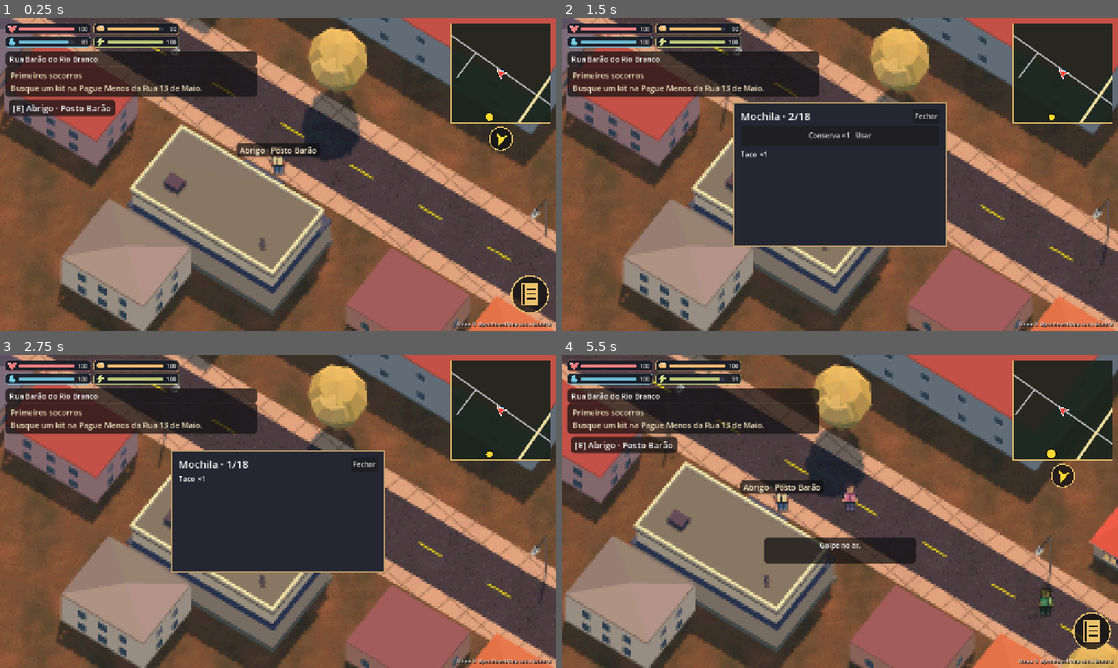
Above: before the commit, frames 1-4 (two rows, left to right).
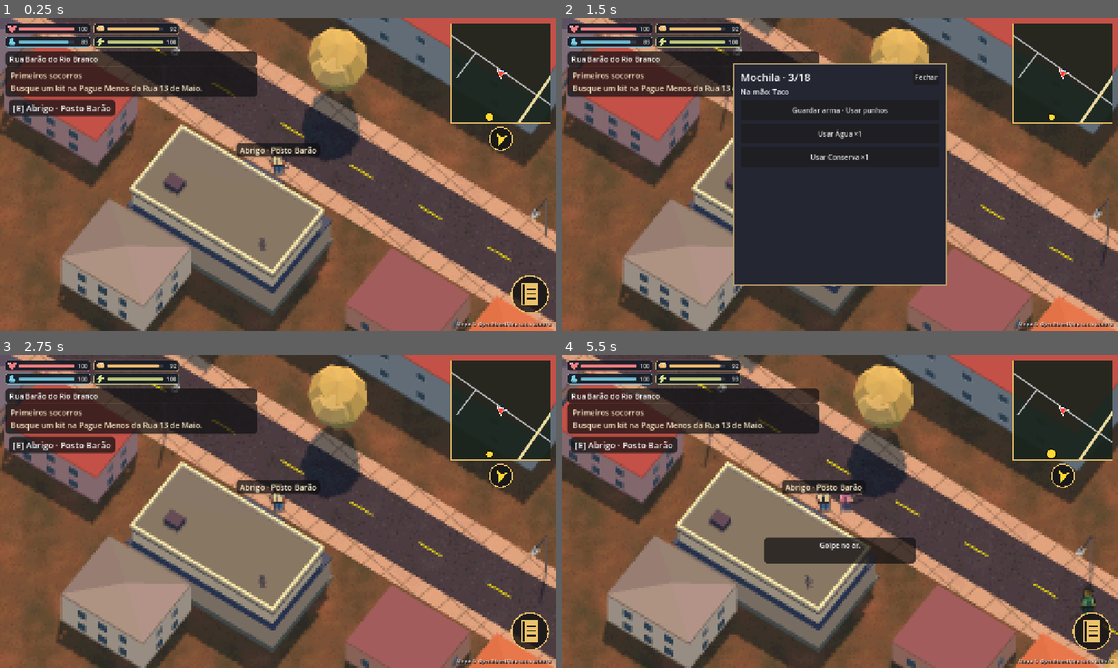
Above: after the commit, the same moments.

Repository: contato673/CASO-ABERTO-GPT
Game: Godot game, scene res://scenes/main.tscn
The game is run twice, just before and just after one commit, with the same random seed, the same clock (stepped at 60 frames per second) and the same inputs.
Inputs (mouse positions are in pixels of both pictures, inside the frame that each line leads up to):
- Up to frame 1 (0.25 s): no input
- Up to frame 2 (1.5 s): click (1090, 293) at 0.5 s; click (840, 96) at 1.25 s, where only the run before the commit has a clickable "Água ×1 Usar"
- Up to frame 3 (2.75 s): click (278, 473) at 2 s, where only the run before the commit has a clickable "Conserva ×1 Usar"
- Up to frame 4 (5.5 s): click (928, 464) at 2.75 s, where only the run before the commit has a clickable "Fechar"; tap Enter at 3.5 s; move the mouse to (962, 495) at 3.52 s; hold D 3.53-4.25 s; tap Space at 3.6, 3.77, 4.07, 5.3 s; click (962, 495) at 3.67 s; drag from (728, 527) to (812, 574) at 4.27 s; move the mouse to (895, 442) at 5.02 s; hold D from 5.03 s (still down); tap F at 5.1 s

The runs differ from the first frame. In frame 1, less than 0.1% of the frame differs, in the area x 50-52%, y 44-49%; in frame 2, 9.2%; in frame 3, 16%; in frame 4, 58%, in the area x 0-100%, y 0-100%.

Commit message:
Adiciona equipamento de mao e animacoes de combate e uso

Diff:
--- a/scripts/main.gd
+++ b/scripts/main.gd
@@ -1280,7 +1280,7 @@
 		float(Input.is_physical_key_pressed(KEY_D) or Input.is_key_pressed(KEY_RIGHT)) - float(Input.is_physical_key_pressed(KEY_A) or Input.is_key_pressed(KEY_LEFT)),
 		float(Input.is_physical_key_pressed(KEY_S) or Input.is_key_pressed(KEY_DOWN)) - float(Input.is_physical_key_pressed(KEY_W) or Input.is_key_pressed(KEY_UP))
 	)
-	var screen := (keyboard + joy_vec).limit_length()
+	var screen := (keyboard + joy_vec).limit_length() if survival.action_time <= 0.0 else Vector2.ZERO
 	var right := cam.global_basis.x
 	var forward := cam.global_basis.z
 	var dir := Vector2(right.x, right.z) * screen.x + Vector2(forward.x, forward.z).normalized() * screen.y
--- a/scripts/survival.gd
+++ b/scripts/survival.gd
@@ -8,8 +8,25 @@
 const LOOT_MAX_SECONDS := 6 * 3600
 const ITEM_NAMES := {
 	"water": "Água", "food": "Conserva", "med": "Primeiros socorros",
-	"fuel": "Galão de combustível", "parts": "Peças", "bat": "Taco", "crowbar": "Pé de cabra"
+	"fuel": "Galão de combustível", "parts": "Peças", "bat": "Taco", "crowbar": "Pé de cabra",
+	"knife": "Faca", "pistol": "Pistola", "ammo": "Munição"
 }
+const WEAPONS := {
+	"fist": {"reach": 1.8, "damage": 14.0, "duration": 0.45, "impact": 0.14, "noise": 10.0},
+	"knife": {"reach": 2.25, "damage": 24.0, "duration": 0.43, "impact": 0.15, "noise": 9.0},
+	"bat": {"reach": 3.05, "damage": 30.0, "duration": 0.64, "impact": 0.25, "noise": 13.0},
+	"crowbar": {"reach": 3.05, "damage": 38.0, "duration": 0.7, "impact": 0.27, "noise": 17.0},
+	"pistol": {"reach": 18.0, "damage": 55.0, "duration": 0.55, "impact": 0.18, "noise": 105.0},
+}
+const EQUIPMENT_ART := {
+	"fist": preload("res://assets/equipamento/fist.png"),
+	"knife": preload("res://assets/equipamento/knife.png"),
+	"bat": preload("res://assets/equipamento/bat.png"),
+	"crowbar": preload("res://assets/equipamento/crowbar.png"),
+	"pistol": preload("res://assets/equipamento/pistol.png"),
+	"ammo": preload("res://assets/equipamento/ammo.png"),
+}
+const CONSUMABLES := {"food": "fome", "water": "sede", "med": "saude"}
 const QUESTS := [
 	{"place": "pague_menos_13", "item": "med", "title": "Primeiros socorros", "request": "Busque um kit na Pague Menos da Rua 13 de Maio.", "reward": "water"},
 	{"place": "mercado", "item": "food", "title": "Rações para o abrigo", "request": "Busque uma conserva no Mercadão, Rua 7 de Setembro.", "reward": "med"},
@@ -54,7 +71,15 @@
 var restock_label: Label
 var save_timer := 0.0
 var population_timer := 0.0
-var swing := 0.0
+var equipped := "bat"
+var hand: Sprite3D
+var sleeve: Sprite3D
+var muzzle_flash: Sprite3D
+var action_item := ""
+var action_time := 0.0
+var action_duration := 0.0
+var action_face := 1.0
+var pending_hit := false
 var noise_timer := 0.0
 var menu_kind := ""
 var opened: Dictionary = {}
@@ -72,13 +97,35 @@
 	for i in 8:
 		icons["zombie_%d" % i] = _texture("zombie_%d" % i)
 	for item in ITEM_NAMES:
-		icons[item] = _texture(item)
+		icons[item] = EQUIPMENT_ART[item] if EQUIPMENT_ART.has(item) else _texture(item)
 	if active_vehicle < 0:
 		game.on_foot = true
 	game.walker.visible = game.on_foot
 	if not _valid_position(game.walk_pos) or not is_finite(game.walk_pos.x):
 		game.walk_pos = safe
 	game.walker.position = Vector3(game.walk_pos.x, 0.04, game.walk_pos.y)
+	hand = Sprite3D.new()
+	hand.texture_filter = BaseMaterial3D.TEXTURE_FILTER_NEAREST
+	hand.alpha_cut = SpriteBase3D.ALPHA_CUT_DISCARD
+	hand.shaded = false
+	game.walker.add_child(hand)
+	sleeve = Sprite3D.new()
+	sleeve.texture_filter = BaseMaterial3D.TEXTURE_FILTER_NEAREST
+	sleeve.alpha_cut = SpriteBase3D.ALPHA_CUT_DISCARD
+	var pixels := Image.create_empty(4, 3, false, Image.FORMAT_RGBA8)
+	pixels.fill(Color("#272432"))
+	pixels.fill_rect(Rect2i(0, 1, 3, 1), Color("#777c6c"))
+	pixels.set_pixel(3, 1, Color("#e6a47c"))
+	sleeve.texture = ImageTexture.create_from_image(pixels)
+	game.walker.add_child(sleeve)
+	muzzle_flash = Sprite3D.new()
+	muzzle_flash.texture = preload("res://assets/equipamento/disparo.png")
+	muzzle_flash.texture_filter = BaseMaterial3D.TEXTURE_FILTER_NEAREST
+	muzzle_flash.alpha_cut = SpriteBase3D.ALPHA_CUT_DISCARD
+	muzzle_flash.pixel_size = 0.11
+	muzzle_flash.shaded = false
+	game.walker.add_child(muzzle_flash)
+	_update_hand(0.0)
 	_refresh_vehicle()
 	_update_near()
 
@@ -89,7 +136,7 @@
 	var where: Vector2 = game._actor_pos()
 	var in_shelter := where.distance_to(safe) < 8.0
 	var moving: bool = game.on_foot and direction.length_squared() > 0.02
-	swing = maxf(0, swing - delta)
+	_update_hand(delta)
 	noise_timer = maxf(0, noise_timer - delta)
 	needs["fome"] = maxf(0.0, float(needs["fome"]) - delta * (0.052 if moving else 0.034))
 	needs["sede"] = maxf(0.0, float(needs["sede"]) - delta * (0.079 if moving else 0.052))
@@ -128,6 +175,10 @@
 		save()
 	if needs["saude"] <= 0.0:
 		down = true
+		_reset_action()
+		hand.hide()
+		sleeve.hide()
+		muzzle_flash.hide()
 		game.menu_open = true
 		_open_panel("queda", "Você caiu")
 		_line("Volte ao abrigo. O equipamento que carregava ficou para trás.")
@@ -187,7 +238,7 @@
 
 
 func interact() -> void:
-	if not game.on_foot or closest_site.is_empty() or down:
+	if not game.on_foot or closest_site.is_empty() or down or action_time > 0.0:
 		return
 	opened = closest_site
 	if str(opened["id"]) == "central":
@@ -197,23 +248,50 @@
 
 
 func inventory() -> void:
-	if down:
+	if down or action_time > 0.0:
 		return
 	if menu_kind == "inventory":
 		close()
 		return
+	_inventory_menu()
+
+
+func _inventory_menu() -> void:
 	_open_panel("inventory", "Mochila · %d/%d" % [_bag_count(), CAPACITY])
+	var equipped_name := "Punhos" if equipped == "fist" else str(ITEM_NAMES[equipped])
+	if equipped == "pistol":
+		equipped_name += " · Munição ×%d" % int(bag.get("ammo", 0))
+	_line("Na mão: " + equipped_name)
+	if equipped != "fist":
+		_button("Guardar arma · Usar punhos", _equip.bind("fist"), "fist")
+	for item in WEAPONS:
+		if item == equipped or not bag.has(item):
+			continue
+		var caption := "Equipar %s" % ITEM_NAMES[item]
+		if item == "pistol":
+			caption += " · Munição ×%d" % int(bag.get("ammo", 0))
+		_button(caption, _equip.bind(item), item)
 	for item in ITEM_NAMES:
 		var count := int(bag.get(item, 0))
-		if count == 0:
+		if count == 0 or WEAPONS.has(item):
 			continue
 		var caption := "%s ×%d" % [ITEM_NAMES[item], count]
-		if item in ["food", "water", "med", "fuel"]:
-			_button(caption + "   Usar", _use.bind(item), item)
+		if CONSUMABLES.has(item) or item == "fuel":
+			_button("Usar " + caption, _use.bind(item), item)
 		else:
 			_line(caption)
 	if _bag_count() == 0:
 		_line("Mochila vazia.")
+
+
+func _equip(item: String) -> void:
+	if menu_kind != "inventory" or not WEAPONS.has(item):
+		return
+	if item != "fist" and int(bag.get(item, 0)) <= 0:
+		return
+	equipped = item
+	save()
+	_inventory_menu()
 
 
 func close() -> void:
@@ -240,7 +318,7 @@
 
 
 func toggle_vehicle() -> void:
-	if game.menu_open or down:
+	if game.menu_open or down or action_time > 0.0:
 		return
 	if not game.on_foot:
 		if absf(game.car_speed) > 2.0:
@@ -291,29 +369,141 @@
 
 
 func attack() -> void:
-	if down or game.menu_open or not game.on_foot or swing > 0.0:
+	if down or game.menu_open or not game.on_foot or action_time > 0.0:
 		return
 	if needs["energia"] < 6.0:
 		_notify("Sem energia para atacar.")
 		return
-	var reach := 3.05 if bag.has("crowbar") or bag.has("bat") else 1.8
-	var damage := 38.0 if bag.has("crowbar") else (30.0 if bag.has("bat") else 14.0)
-	swing = 0.64
-	needs["energia"] = maxf(0.0, float(needs["energia"]) - 5.0)
+	var stats: Dictionary = WEAPONS[equipped]
+	if equipped == "pistol" and not bag.has("ammo"):
+		_notify("Pistola sem munição.")
+		return
+	_start_action(equipped, stats["duration"])
+	pending_hit = true
+	needs["energia"] = maxf(0.0, float(needs["energia"]) - (2.0 if equipped == "pistol" else 5.0))
+	var nearest := _attack_target(stats["reach"])
+	if not nearest.is_empty():
+		var offset: Vector2 = nearest["pos"] - game.walk_pos
+		var right: Vector3 = game.cam.global_basis.x
+		if absf(offset.dot(Vector2(right.x, right.z))) > 0.1:
+			action_face = signf(offset.dot(Vector2(right.x, right.z)))
+			game.walk_face = 0 if action_face < 0.0 else 1
+
+
+func _attack_target(reach: float) -> Dictionary:
 	var nearest: Dictionary = {}
-	var best := reach
 	for zombie in infected:
 		if zombie["state"] == "dead":
 			continue
-		var d: float = game.walk_pos.distance_to(zombie["pos"])
-		if d < best and _clear_line(game.walk_pos, zombie["pos"]):
+		var dist: float = game.walk_pos.distance_to(zombie["pos"])
+		if dist <= reach and _clear_line(game.walk_pos, zombie["pos"]):
 			nearest = zombie
-			best = d
-	make_noise(game.walk_pos, 13.0)
+			reach = dist
+	return nearest
+
+
+func _strike(item: String, stats: Dictionary) -> void:
+	var firearm := item == "pistol"
+	if firearm:
+		if int(bag.get("ammo", 0)) <= 0:
+			return
+		_remove_item("ammo")
+	make_noise(game.walk_pos, stats["noise"])
+	var nearest := _attack_target(stats["reach"])
 	if nearest.is_empty():
-		_notify("Golpe no ar.")
-		return
-	_damage_zombie(nearest, damage)
+		_notify("Disparo sem acerto." if firearm else "Golpe no ar.")
+	else:
+		_damage_zombie(nearest, stats["damage"])
+	if firearm:
+		save()
+
+
+func _start_action(item: String, duration: float) -> void:
+	action_item = item
+	action_duration = duration
+	action_time = duration
+	action_face = -1.0 if game.walk_face == 0 else 1.0
+
+
+func _reset_action() -> void:
+	action_time = 0.0
+	action_item = ""
+	pending_hit = false
+	game.walker.offset = Vector2(0, 19)
+
+
+func _update_hand(delta: float) -> void:
+	var elapsed := 0.0
+	if action_time > 0.0:
+		action_time = maxf(0.0, action_time - delta)
+		elapsed = action_duration - action_time
+		if pending_hit:
+			var stats: Dictionary = WEAPONS[action_item]
+			if elapsed >= float(stats["impact"]):
+				pending_hit = false
+				_strike(action_item, stats)
+		if action_time <= 0.0:
+			_reset_action()
+
+	var acting := not action_item.is_empty()
+	var item := action_item if acting else equipped
+	hand.visible = game.on_foot and not down and (acting or item != "fist")
+	muzzle_flash.hide()
+	sleeve.visible = hand.visible
+	if not hand.visible:
+		return
+	var texture: Texture2D = EQUIPMENT_ART.get(item, icons.get(item))
+	hand.texture = texture
+	var face := action_face if acting else (-1.0 if game.walk_face == 0 else 1.0)
+	var pose := Vector2(9, 15)
+	var tilt := -0.45
+	var body_shift := Vector2.ZERO
+	var scale_px := 0.078
+	var shot_flash := false
+	if CONSUMABLES.has(item) or item == "fuel":
+		var lift := sin(PI * clampf(elapsed / action_duration, 0.0, 1.0))
+		var use_at: Vector2 = {"water": Vector2(4, 28), "food": Vector2(5, 26),
+			"med": Vector2(2, 13), "fuel": Vector2(14, 8)}[item]
+		pose = pose.lerp(use_at, lift)
+		tilt = lift * (0.8 if item == "water" else -0.3)
+		body_shift.y = -lift * (2.0 if item == "med" else 1.0)
+		if texture != null:
+			scale_px = 0.68 / maxf(texture.get_width(), texture.get_height())
+	elif acting:
+		var impact: float = WEAPONS[item]["impact"]
+		if item == "pistol":
+			shot_flash = elapsed >= impact and elapsed - impact < 0.085
+			var recoil := exp(-maxf(0.0, elapsed - impact) * 22.0) if elapsed >= impact else 0.0
+			pose = Vector2(16 - recoil * 5, 20 + recoil * 3)
+			tilt = recoil * 0.5
+			body_shift.x = -recoil * 2.0
+		else:
+			var progress := elapsed / impact if elapsed < impact else (action_duration - elapsed) / (action_duration - impact)
+			if item == "knife" or item == "fist":
+				pose = Vector2(8 + 16 * progress, 15 + 3 * progress)
+				tilt = -0.12
+			else:
+				var arc := lerpf(1.6, -0.65, elapsed / action_duration)
+				pose = Vector2(8 + 15 * progress, 15 + 10 * sin(arc))
+				tilt = arc
+			body_shift = Vector2(4 * progress, -progress)
+	hand.flip_h = face < 0.0
+	hand.pixel_size = scale_px
+	var camera: Basis = game.cam.global_basis
+	var origin: Vector3 = game.walker.global_position
+	var held := Vector2(pose.x * face, pose.y) * 0.072
+	hand.global_transform = Transform3D(camera * Basis(Vector3.BACK, tilt * face),
+		origin + camera * Vector3(held.x, held.y, 0.14))
+	if shot_flash:
+		muzzle_flash.global_transform = hand.global_transform * Transform3D(Basis.IDENTITY, Vector3(0.94 * face, 0.18, 0.03))
+		muzzle_flash.show()
+	var shoulder := Vector2((5 + body_shift.x) * face, 19 + body_shift.y) * 0.072
+	var grip := held - Vector2(0.16 * face, 0)
+	var arm := grip - shoulder
+	var center := (shoulder + grip) * 0.5
+	var arm_basis := Basis(Vector3.BACK, arm.angle()) * Basis.from_scale(Vector3(maxf(0.15, arm.length()) / 0.04, 6, 1))
+	sleeve.global_transform = Transform3D(camera * arm_basis, origin + camera * Vector3(center.x, center.y, 0.07))
+	game.walker.offset = Vector2(body_shift.x * face, 19 + body_shift.y)
 
 
 func make_noise(at: Vector2, radius: float) -> void:
@@ -594,9 +784,22 @@
 			stock[task["item"]] = maxi(1, int(stock.get(task["item"], 0)))
 	var delay := random.randi_range(LOOT_MIN_SECONDS, LOOT_MAX_SECONDS)
 	var lock := id == "pague_menos_13" or id == "patio_central" or random.randf() < (0.55 if type != "other" else 0.36)
+	var first_equipment := cycle == 1 or bool(containers.get(id, {}).get("arms_pending", false))
+	if first_equipment or (id == "mercado" and random.randf() < 0.30) or (id == "patio_central" and random.randf() < 0.16):
+		_stock_new_equipment(id, stock)
+	if not stock.has("ammo") and type == "mall" and random.randf() < 0.18:
+		stock["ammo"] = 2
 	var entry := {"items":stock, "unlocked":not lock, "delay":delay, "cycle":cycle, "ready_at":(_now() + delay if stock.is_empty() else 0.0)}
 	containers[id] = entry
 	return entry
+
+
+func _stock_new_equipment(id: String, stock: Dictionary) -> void:
+	if id == "mercado":
+		stock["knife"] = 1
+	elif id == "patio_central":
+		stock["pistol"] = 1
+		stock["ammo"] = 3
 
 
 func _kind(p: Dictionary) -> String:
@@ -674,6 +877,8 @@
 		return
 	if count == moved:
 		source.erase(item)
+		if deposit and equipped == item:
+			equipped = "fist"
 	else:
 		source[item] = count - moved
 	target[item] = int(target.get(item, 0)) + moved
@@ -713,22 +918,28 @@
 
 
 func _use(item: String) -> void:
-	if int(bag.get(item,0)) <= 0:
+	if not game.on_foot:
+		_notify("Desça do carro para usar este item.")
+		return
+	if down or action_time > 0.0 or int(bag.get(item, 0)) <= 0:
 		return
 	if item == "fuel":
 		if _nearest_vehicle() != active_vehicle or active_vehicle < 0:
 			_notify("Chegue perto do carro em uso para abastecer.")
 			return
 		fuel = minf(100, fuel + 35.0)
+	elif CONSUMABLES.has(item):
+		var meter: String = CONSUMABLES[item]
+		needs[meter] = minf(100, float(needs[meter]) + (35.0 if item == "med" else 42.0))
 	else:
-		var meter: String = {"food":"fome", "water":"sede", "med":"saude"}[item]
-		needs[meter] = minf(100, float(needs[meter]) + (35.0 if item == "med" else 42.0))
+		return
 	_remove_item(item)
 	if quest < QUESTS.size() and item == QUESTS[quest]["item"] and not bag.has(item) and not chest.has(item):
 		supply_found = false
+	close()
+	_start_action(item, 0.85)
+	_update_hud()
 	save()
-	menu_kind = ""
-	inventory()
 
 
 func _remove_item(item: String) -> void:
@@ -960,6 +1171,8 @@
 
 
 func _revive() -> void:
+	_reset_action()
+	equipped = "bat"
 	bag = {"food":1,"water":1,"bat":1}
 	needs = {"saude":100.0,"fome":68.0,"sede":68.0,"energia":72.0}
 	for z in infected:
@@ -1002,7 +1215,7 @@
 	var player: Vector2 = game._actor_pos()
 	var f := FileAccess.open(SAVE, FileAccess.WRITE)
 	if f != null:
-		f.store_string(JSON.stringify({"on_foot":game.on_foot,"areas":containers,"bag":bag,"chest":chest,"needs":needs,"taken":taken,"vehicle":active_vehicle,
+		f.store_string(JSON.stringify({"on_foot":game.on_foot,"areas":containers,"bag":bag,"equipped":equipped,"chest":chest,"needs":needs,"taken":taken,"vehicle":active_vehicle,
 			"fuel":fuel,"quest":quest,"found":supply_found,"reputation":reputation,"next":next_contract,"x":player.x,"y":player.y,
 			"cx":game.car_pos.x,"cy":game.car_pos.y,"heading":game.car_heading}))
 
@@ -1015,8 +1228,20 @@
 	if not data is Dictionary:
 		return
 	containers = data.get("areas", {})
+	if not data.has("equipped"):
+		for id in ["mercado", "patio_central"]:
+			if containers.has(id):
+				var entry: Dictionary = containers[id]
+				if entry["items"].is_empty():
+					entry["arms_pending"] = true
+				else:
+					_stock_new_equipment(id, entry["items"])
 	_upgrade_loot_delays()
 	bag = data.get("bag", bag)
+	var previous := "crowbar" if bag.has("crowbar") else ("bat" if bag.has("bat") else "fist")
+	equipped = str(data.get("equipped", previous))
+	if not WEAPONS.has(equipped) or (equipped != "fist" and not bag.has(equipped)):
+		equipped = "fist"
 	chest = data.get("chest", {})
 	needs.merge(data.get("needs", {}), true)
 	taken = data.get("taken", {})
Binary file added: assets/equipamento/ammo.png
Not shown, added: assets/equipamento/ammo.png.import
Binary file added: assets/equipamento/bat.png
Not shown, added: assets/equipamento/bat.png.import
Binary file added: assets/equipamento/crowbar.png
Not shown, added: assets/equipamento/crowbar.png.import
Binary file added: assets/equipamento/disparo.png
Not shown, added: assets/equipamento/disparo.png.import
Binary file added: assets/equipamento/fist.png
Not shown, added: assets/equipamento/fist.png.import
Binary file added: assets/equipamento/knife.png
Not shown, added: assets/equipamento/knife.png.import
(and 9 more such lines)
